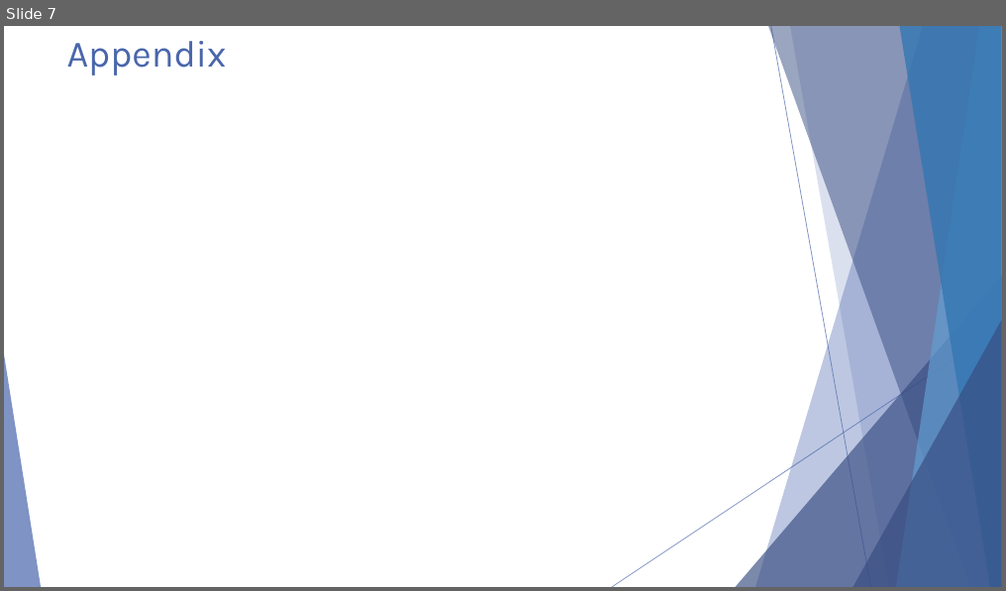
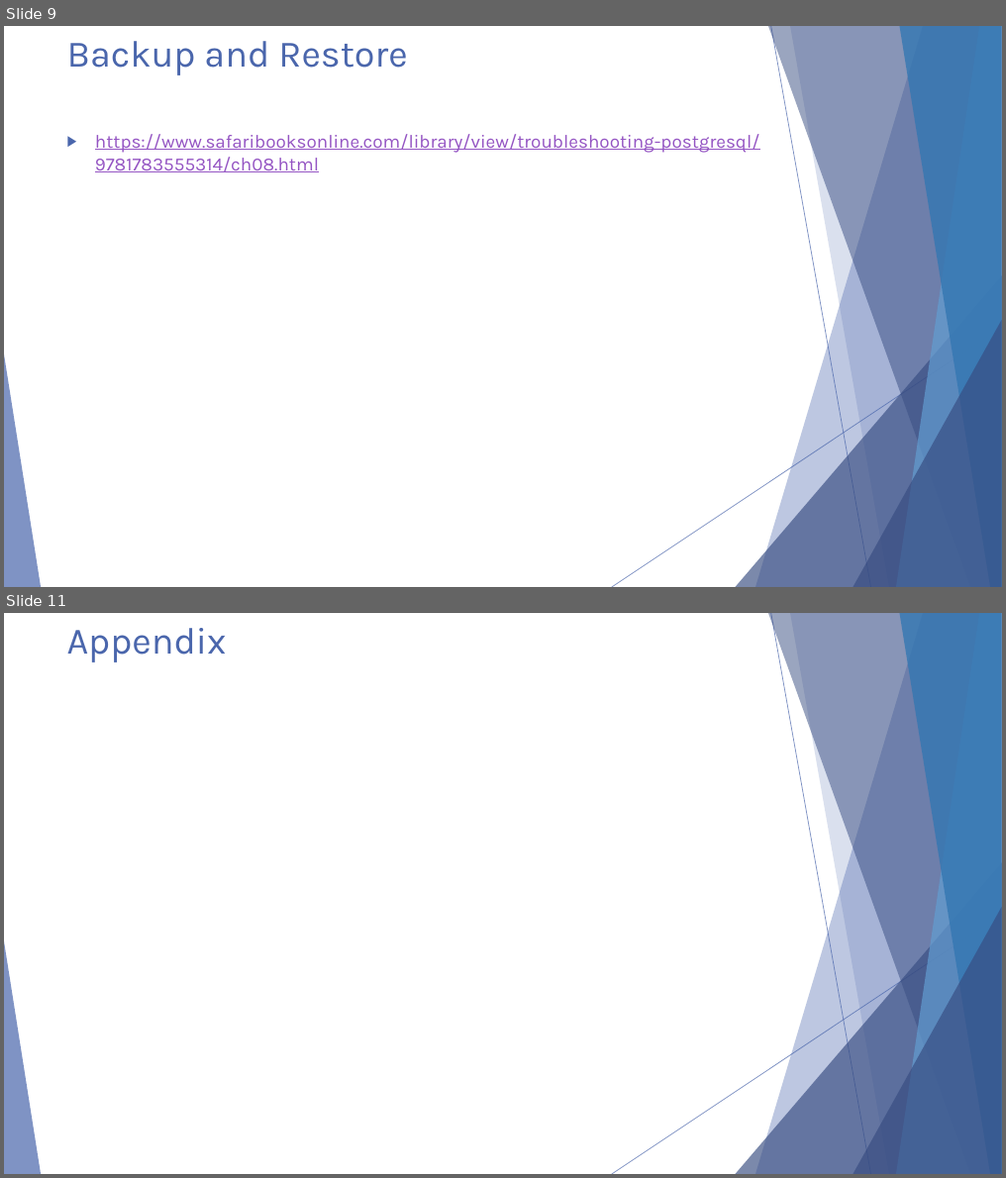
Before and after one commit to michaelrishiforrester/IntrotoPostgres2016, a slide deck: Presentations/Postgresql Presentation Day 2.pptx. Shown one above the other, each under a label of ours: slide 7 before the commit, slides 9 and 11 after it; the slides between them are not shown. The pictures are 1006x591 and 1006x1178 pixels, drawn with LibreOffice and Linux fonts; fonts in the diff are those of the drawing. Boxes give left, top, right and bottom in pixels: in the first picture for what was removed or moved away, otherwise in the second. Text is boxed around its words. In the diff, an @@ line names an element or a change of style, - is before the commit and + after.

```diff
--- a/Presentations/Postgresql Presentation Day 2.pptx
+++ b/Presentations/Postgresql Presentation Day 2.pptx
@@ slide 9 added at [4,26,1002,587], background #FFFFFF; not listed: 10 template elements that a slide beside it also shows @@
@@ title added at [67,41,407,76], 36 pt, text #4A66AC @@
+Backup and Restore
@@ text added at [95,134,760,173], 18 pt, text #9454C3, underline @@
+▶ https://www.safaribooksonline.com/library/view/troubleshooting-postgresql/9781783555314/ch08.html
@@ what was slide 7 is now slide 11 @@
```
Also in this commit, not shown: 9 other slides added, 1 slide removed.
